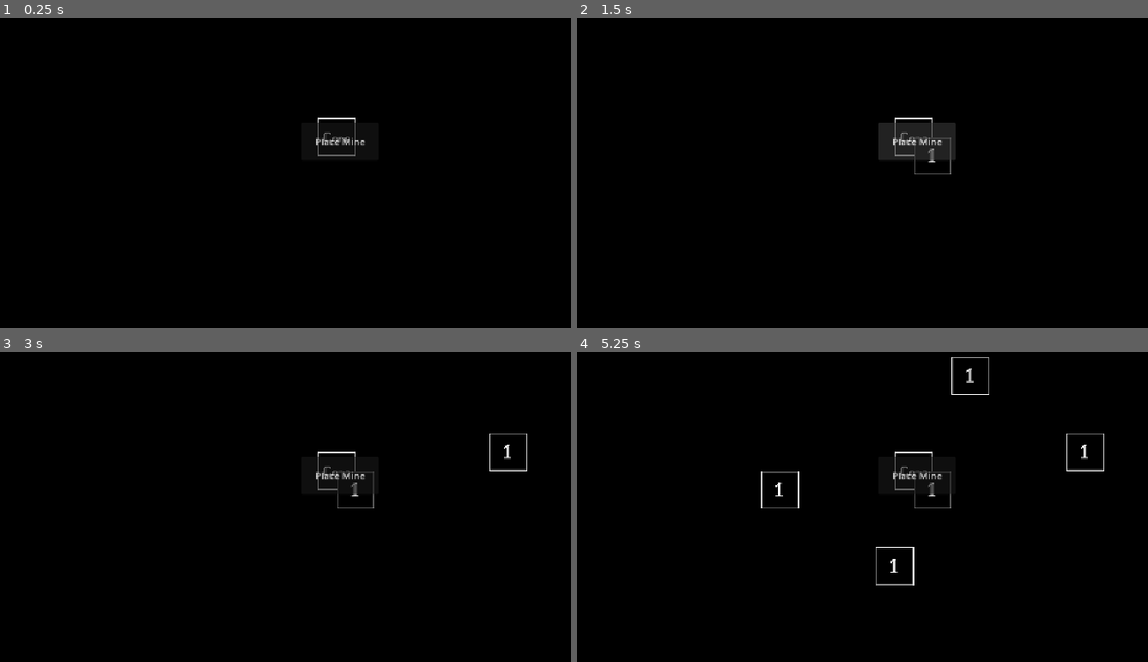
Above: before the commit, frames 1-4 (two rows, left to right).
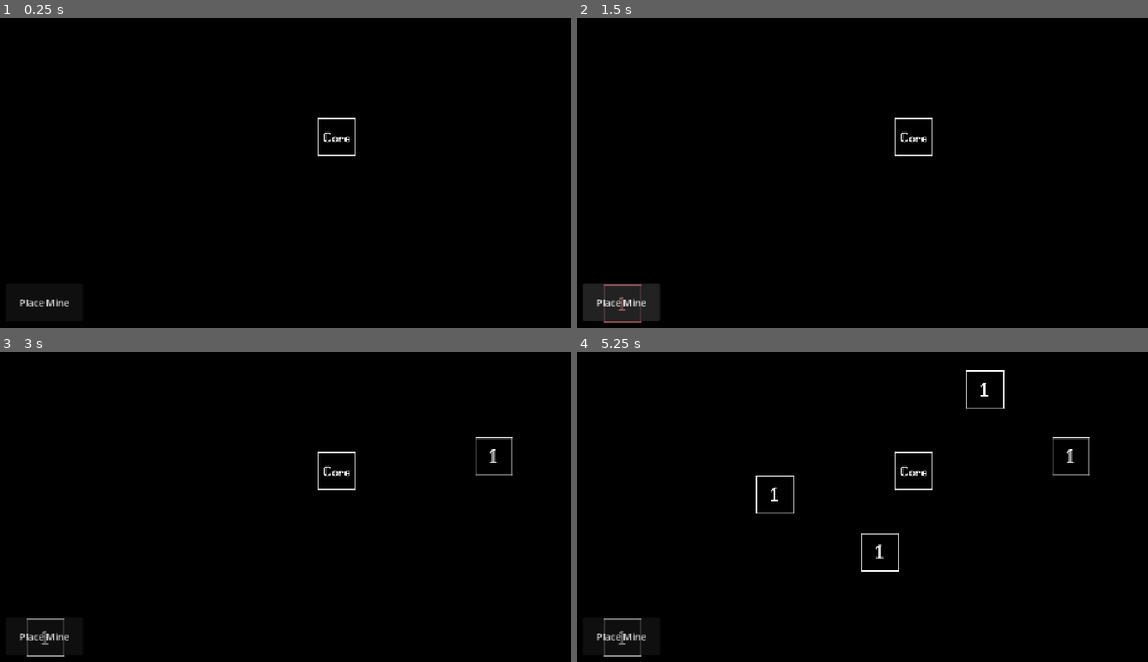
Above: after the commit, the same moments.

Repository: ast4rt3/math-matic
Game: Godot game, scene res://world.tscn
The game is run twice, just before and just after one commit, with the same random seed, the same clock (stepped at 60 frames per second) and the same inputs.
Inputs (mouse positions are in pixels of both pictures, inside the frame that each line leads up to):
- Up to frame 1 (0.25 s): no input
- Up to frame 2 (1.5 s): click "Place Mine" at 0.5 s; click "Place Mine" at 1.25 s
- Up to frame 3 (3 s): click "Place Mine" at 2 s; tap Enter at 2.75 s; move the mouse to (491, 454) at 2.77 s; click (491, 454) at 2.92 s
- Up to frame 4 (5.25 s): tap Space at 3.5, 5 s; move the mouse to (776, 491) at 3.52 s; click (776, 491) at 3.67 s; tap Enter at 4.25 s; move the mouse to (982, 386) at 4.27 s; click (982, 386) at 4.42 s; move the mouse to (879, 550) at 5.02 s; click (879, 550) at 5.17 s

The runs differ from the first frame. In frame 1, 0.4% of the frame differs, in the area x 3-65%, y 33-94%; in frame 2, 3.3%, in the area x 1-67%, y 33-99%; in frame 3, 1.0%; in frame 4, 1.8%.

Commit message:
added Layered Factories mechanic

Diff:
--- a/world.gd
+++ b/world.gd
@@ -67,7 +67,7 @@
 	return Vector2(cell.x * 16.0 + 8.0, cell.y * 16.0 + 8.0)
 
 func _snap_to_grid(pos: Vector2) -> Vector2:
-	var tile_size = 64
+	var tile_size = 16
 	return Vector2(
 		floor(pos.x / tile_size) * tile_size + tile_size / 2,
 		floor(pos.y / tile_size) * tile_size + tile_size / 2
@@ -75,7 +75,12 @@
 
 func _process(delta: float):
 	if placing_mine and mine_preview != null:
-		mine_preview.global_position = _snap_to_grid(get_global_mouse_position())
+		var snapped = _snap_to_grid(get_global_mouse_position())
+		mine_preview.global_position = snapped
+		if _can_place_building(snapped):
+			mine_preview.modulate = Color(1, 1, 1, 0.5)
+		else:
+			mine_preview.modulate = Color(1, 0, 0, 0.5)
 
 	if linking and preview_line != null:
 		_update_astar()
@@ -138,11 +143,13 @@
 
 			# If placing a mine, place it
 			if placing_mine:
-				_place_mine(_snap_to_grid(world_pos))
-				placing_mine = false
-				if mine_preview:
-					mine_preview.queue_free()
-					mine_preview = null
+				var snapped_pos = _snap_to_grid(world_pos)
+				if _can_place_building(snapped_pos):
+					_place_mine(snapped_pos)
+					placing_mine = false
+					if mine_preview:
+						mine_preview.queue_free()
+						mine_preview = null
 				return
 
 			# If we are currently linking, check if we clicked the Core to finalize
@@ -178,6 +185,48 @@
 	mine.position = world_pos
 	mine.linked_to = null
 	add_child(mine)
+
+func _can_place_building(pos: Vector2) -> bool:
+	var buildings = []
+	for child in get_children():
+		if child.name == "Core" or child.has_node("OutputPort"):
+			# Block if completely overlapping (same exact position)
+			if child.global_position.distance_to(pos) < 1.0:
+				return false
+			buildings.append(child.global_position)
+
+	buildings.append(pos)
+
+	# Prevent placing if it causes any building to be 100% covered by buildings ON TOP of it
+	for i in range(buildings.size()):
+		var b_pos = buildings[i]
+		var top_left = b_pos - Vector2(32, 32)
+		var completely_covered = true
+
+		# A building has 16 cells of 16x16
+		for x in range(4):
+			for y in range(4):
+				var cell_center = top_left + Vector2(x * 16.0 + 8.0, y * 16.0 + 8.0)
+				var cell_covered = false
+
+				# Only buildings placed AFTER this one (higher index) can cover it
+				for j in range(i + 1, buildings.size()):
+					var other_pos = buildings[j]
+					var other_rect = Rect2(other_pos - Vector2(32, 32), Vector2(64, 64))
+					if other_rect.has_point(cell_center):
+						cell_covered = true
+						break
+
+				if not cell_covered:
+					completely_covered = false
+					break
+			if not completely_covered:
+				break
+
+		if completely_covered:
+			return false
+
+	return true
 
 func _clicked_node(node: Node2D, world_pos: Vector2) -> bool:
 	# Simple distance check — within 40px of the node center
--- a/world.tscn
+++ b/world.tscn
@@ -71,9 +71,9 @@
 border_width = 4.7
 
 [node name="MineButton" type="Button" parent="UI" unique_id=586447805]
-offset_left = 514.0
-offset_top = 298.0
-offset_right = 644.0
-offset_bottom = 361.0
+offset_left = 18.0
+offset_top = 568.0
+offset_right = 148.0
+offset_bottom = 631.0
 action_mode = 0
 text = "Place Mine"
